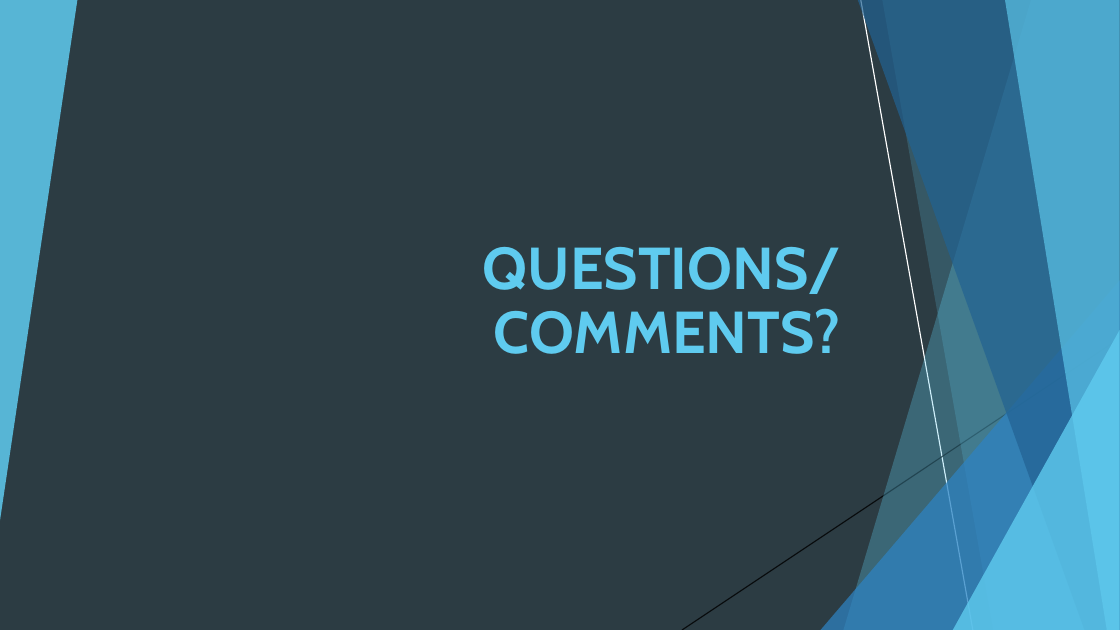
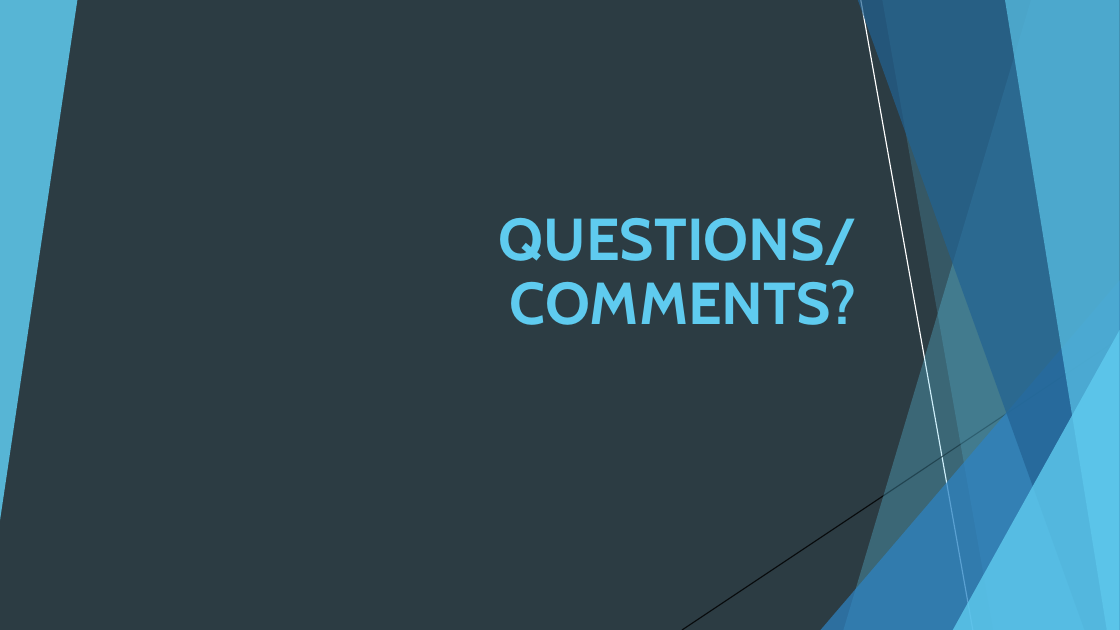
Before and after one commit to nelsonalb/World_Population-Project-3, a slide deck: slide 11 of Project 3- World Data Population.pptx (slide 10 before the commit). Drawn at 1120x630 pixels with LibreOffice and Linux fonts; fonts in the diff are those of the drawing. Boxes give left, top, right and bottom in pixels: in the first picture for what was removed or moved away, otherwise in the second. Text is boxed around its words. In the diff, an @@ line names an element or a change of style, - is before the commit and + after.

```diff
--- a/Project 3- World Data Population.pptx
+++ b/Project 3- World Data Population.pptx
@@ title "QUESTIONS/COMMENTS?": place and size @@
-title "QUESTIONS/COMMENTS?" at (483,247,841,354)
+title "QUESTIONS/COMMENTS?" at (499,218,857,325)
```
Also in this commit, not shown: 7 other slides changed, 3 slides added, 2 slides removed.
